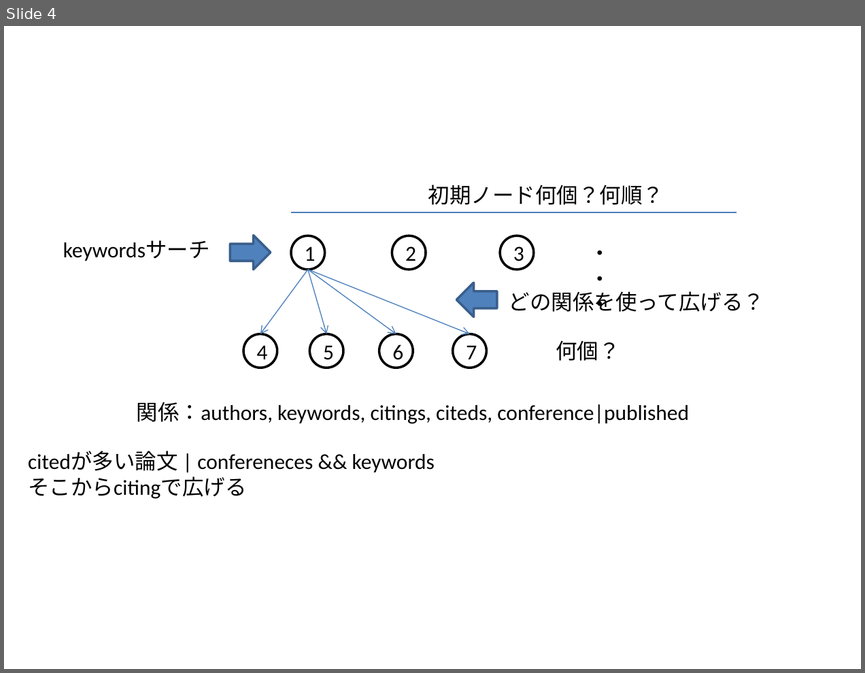
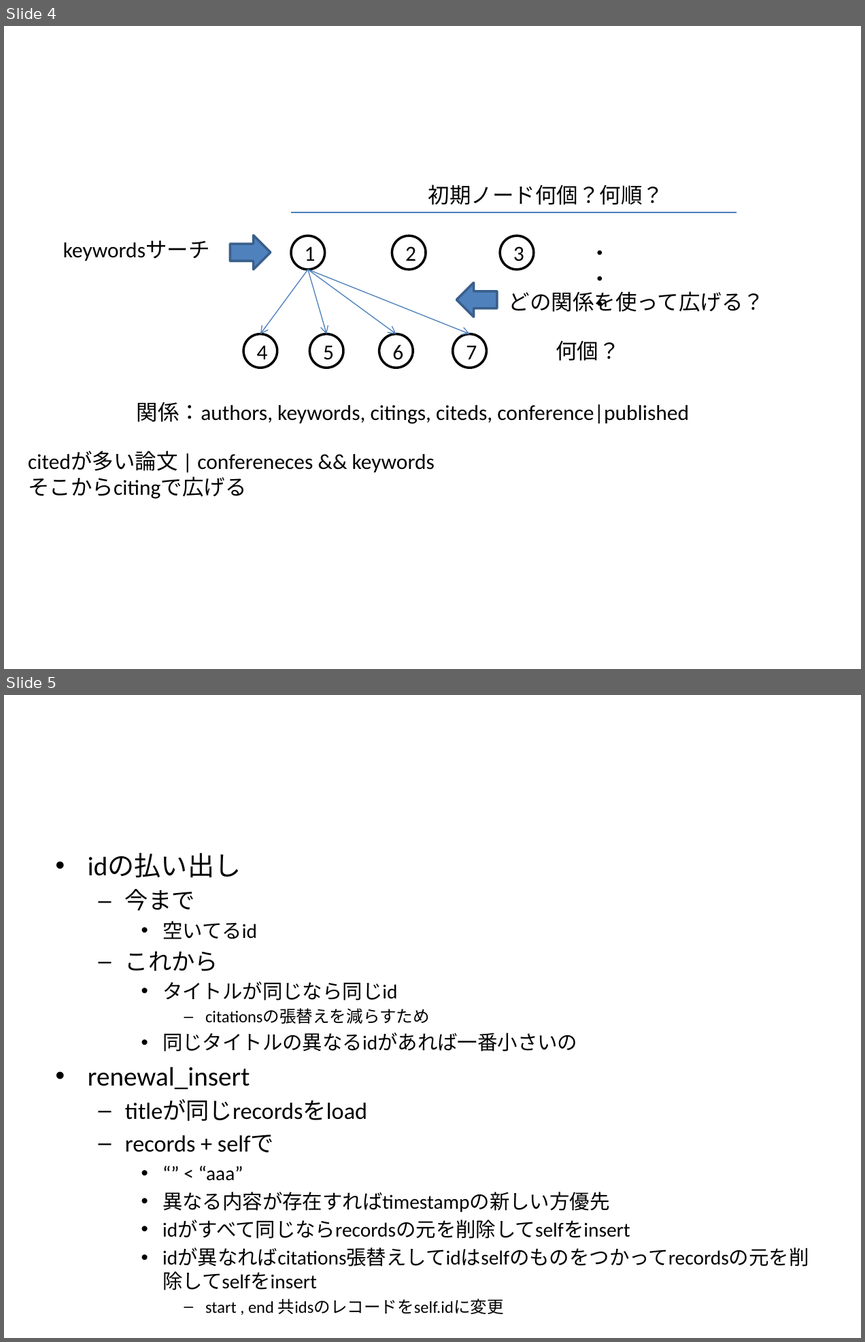
Before and after one commit to tilmitt11191/paper_graph, a slide deck: no_logo.pptx. Shown one above the other, each under a label of ours: slide 4 before the commit, slides 4 and 5 after it. The pictures are 865x673 and 865x1342 pixels, drawn with LibreOffice and Linux fonts; fonts in the diff are those of the drawing. Boxes give left, top, right and bottom in pixels: in the first picture for what was removed or moved away, otherwise in the second. Text is boxed around its words. In the diff, an @@ line names an element or a change of style, - is before the commit and + after.

Commit message:
db renewal_insert

```diff
--- a/no_logo.pptx
+++ b/no_logo.pptx
@@ slide 5 added at (4,695,861,1338), background #FFFFFF @@
@@ text added at (88,853,630,1238), 16.8 pt, text #000000 @@
+• idの払い出し
+  – 今まで
+    • 空いてるid
+  – これから
+    • タイトルが同じなら同じid
+      – citationsの張替えを減らすため
+    • 同じタイトルの異なるidがあれば一番小さいの
+• renewal_insert
+  – titleが同じrecordsをload
+  – records + selfで
+    • “” < “aaa”
+    • 異なる内容が存在すればtimestampの新しい方優先
+    • idがすべて同じならrecordsの元を削除してselfをinsert
+    • idが異なればcitations張替えしてidはselfのものをつかってrecordsの元を削除してselfをinsert
+      – start , end 共idsのレコードをself.idに変更
```
Also in this commit, not shown: 10 other files.
